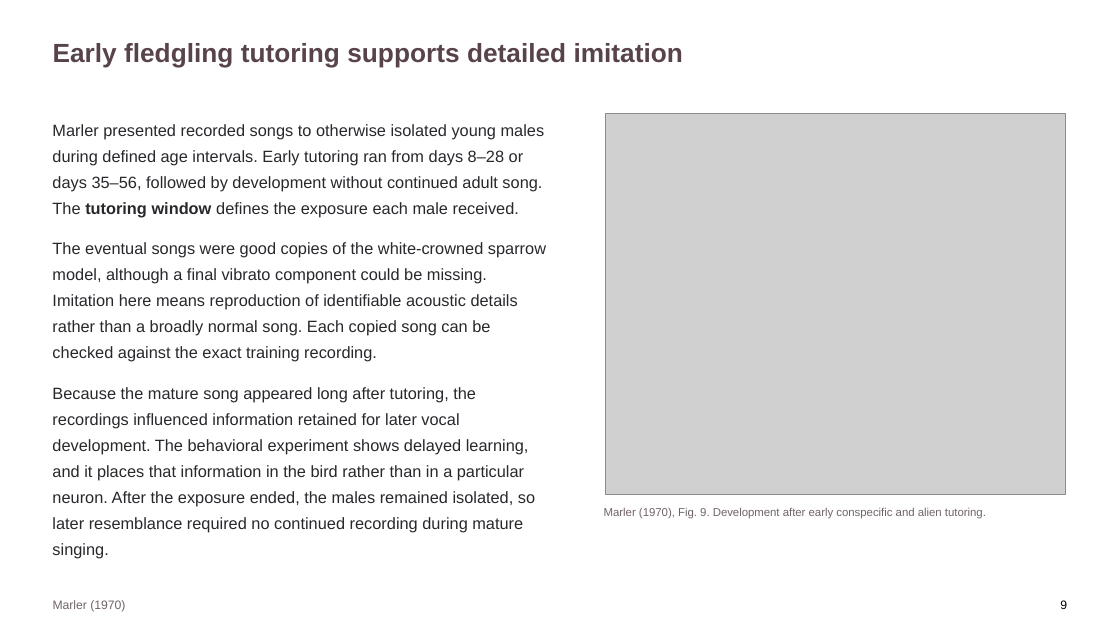
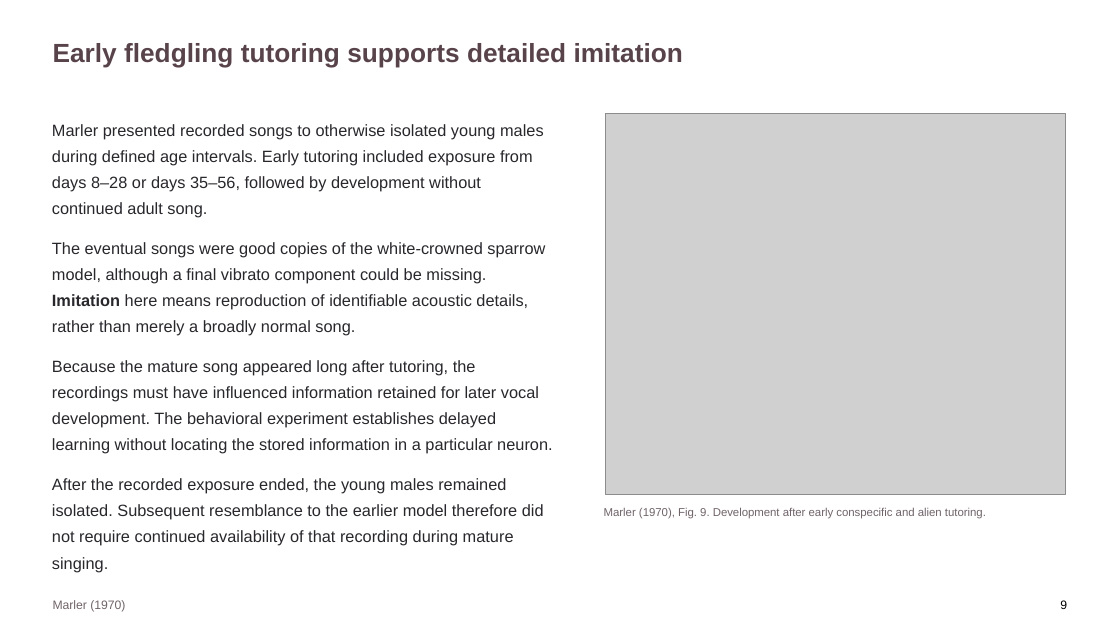
Before and after one commit to jordanxxlopez/NEUROETHOLOGY, a slide deck: slide 11 of scaffolded/Neuroethology_Lecture33_FA2026_SCAFFOLDED.pptx. Drawn at 1120x630 pixels with LibreOffice and Linux fonts; fonts in the diff are those of the drawing; grey boxes stand for pictures. Boxes give left, top, right and bottom in pixels: in the first picture for what was removed or moved away, otherwise in the second. Text is boxed around its words. In the diff, an @@ line names an element or a change of style, - is before the commit and + after.

```diff
--- a/scaffolded/Neuroethology_Lecture33_FA2026_SCAFFOLDED.pptx
+++ b/scaffolded/Neuroethology_Lecture33_FA2026_SCAFFOLDED.pptx
@@ text at <box>52,124,552,572</box>: text changed @@
-Marler presented recorded songs to otherwise isolated young males during defined age intervals. Early tutoring ran from days 8–28 or days 35–56, followed by development without continued adult song. The tutoring window defines the exposure each male received.
-The eventual songs were good copies of the white-crowned sparrow model, although a final vibrato component could be missing. Imitation here means reproduction of identifiable acoustic details rather than a broadly normal song. Each copied song can be checked against the exact training recording.
-Because the mature song appeared long after tutoring, the recordings influenced information retained for later vocal development. The behavioral experiment shows delayed learning, and it places that information in the bird rather than in a particular neuron. After the exposure ended, the males remained isolated, so later resemblance required no continued recording during mature singing.
+Marler presented recorded songs to otherwise isolated young males during defined age intervals. Early tutoring included exposure from days 8–28 or days 35–56, followed by development without continued adult song.
+The eventual songs were good copies of the white-crowned sparrow model, although a final vibrato component could be missing. Imitation here means reproduction of identifiable acoustic details, rather than merely a broadly normal song.
+Because the mature song appeared long after tutoring, the recordings must have influenced information retained for later vocal development. The behavioral experiment establishes delayed learning without locating the stored information in a particular neuron.
+After the recorded exposure ended, the young males remained isolated. Subsequent resemblance to the earlier model therefore did not require continued availability of that recording during mature singing.
```
Also in this commit, not shown: 57 other slides changed, 8 other files.
